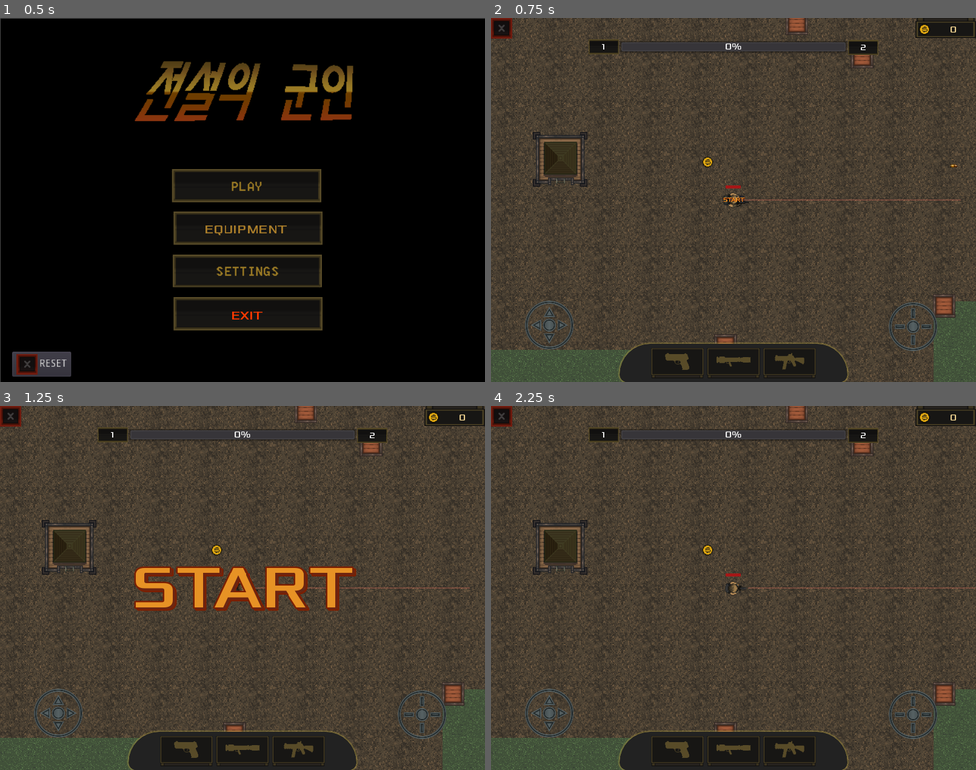
Above: before the commit, frames 1-4 (two rows, left to right).
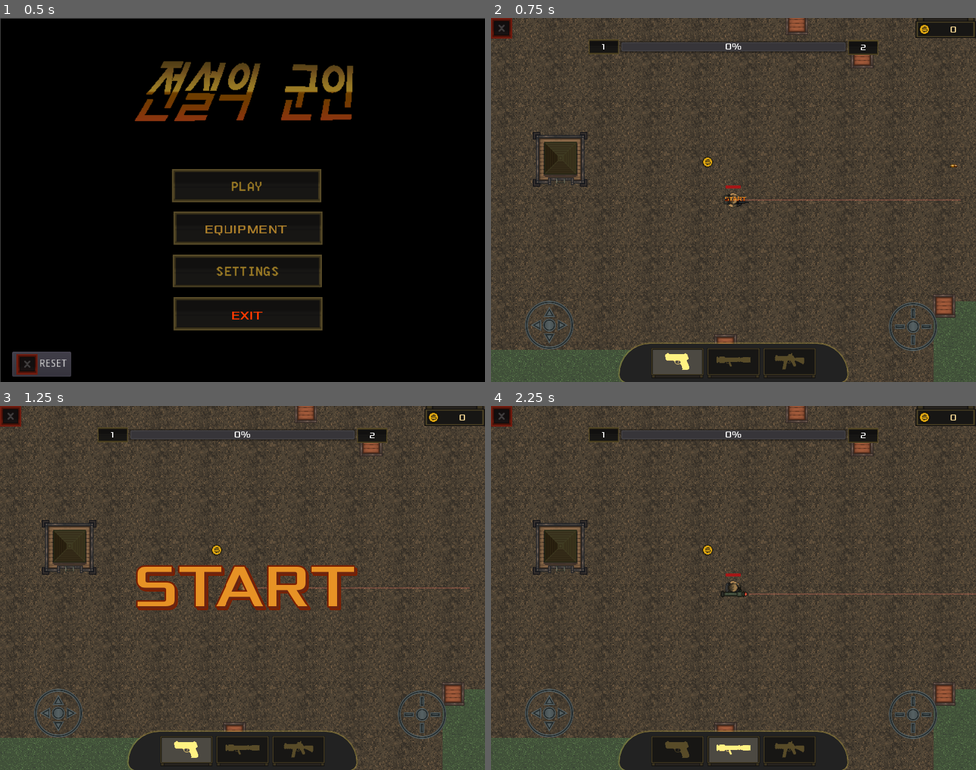
Above: after the commit, the same moments.

Repository: gurum77/legend_soilder
Game: Godot game, scene res://scenes/Home.tscn
The game is run twice, just before and just after one commit, with the same random seed, the same clock (stepped at 60 frames per second) and the same inputs.
Inputs (mouse positions are in pixels of both pictures, inside the frame that each line leads up to):
- Up to frame 1 (0.5 s): no input
- Up to frame 2 (0.75 s): click (738, 185) at 0.5 s
- Up to frame 3 (1.25 s): no input
- Up to frame 4 (2.25 s): click "+" at 1.25 s; click "+" at 2 s

Frame 1 is identical in both runs. In frame 2, 0.7% of the frame differs, in the area x 33-53%, y 48-98%; in frame 3, 2.3%, in the area x 27-74%, y 43-98%; in frame 4, 1.1%.

Commit message:
weapon select effect

Diff:
--- a/scenes/WeaponButton.tscn
+++ b/scenes/WeaponButton.tscn
@@ -1,11 +1,12 @@
-[gd_scene load_steps=6 format=2]
+[gd_scene load_steps=7 format=2]
 
 [ext_resource path="res://assets/ui/Bonus 03.png" type="Texture" id=1]
 [ext_resource path="res://assets/ui/Pistol HUD.png" type="Texture" id=2]
 [ext_resource path="res://scripts/WeaponButton.gd" type="Script" id=3]
 [ext_resource path="res://assets/fonts/Xolonium-Regular.ttf" type="DynamicFontData" id=4]
+[ext_resource path="res://assets/ui/white_rect.png" type="Texture" id=5]
 
-[sub_resource type="DynamicFont" id=2]
+[sub_resource type="DynamicFont" id=1]
 size = 30
 font_data = ExtResource( 4 )
 
@@ -22,6 +23,7 @@
 }
 
 [node name="TextureRect" type="TextureRect" parent="."]
+light_mask = -2147483647
 anchor_left = 0.5
 anchor_top = 0.5
 anchor_right = 0.5
@@ -36,6 +38,13 @@
 "_edit_use_anchors_": false
 }
 
+[node name="Light2D" type="Light2D" parent="TextureRect"]
+position = Vector2( 24.8948, 15.7981 )
+scale = Vector2( 2.01057, 1.00194 )
+texture = ExtResource( 5 )
+energy = 1.48
+range_layer_max = 1
+
 [node name="Label" type="Label" parent="."]
 anchor_left = 0.5
 anchor_top = 0.5
--- a/scenes/World.tscn
+++ b/scenes/World.tscn
@@ -359,8 +359,6 @@
 "_edit_use_anchors_": false
 }
 
-[node name="WeaponInventory" parent="CanvasLayer" instance=ExtResource( 7 )]
-
 [node name="MoveJoystick" parent="CanvasLayer" instance=ExtResource( 5 )]
 margin_left = -73.0
 margin_top = -225.0
@@ -380,8 +378,12 @@
 [node name="StageProgress" parent="CanvasLayer" instance=ExtResource( 12 )]
 
 [node name="StartSign" parent="CanvasLayer" instance=ExtResource( 14 )]
-margin_left = 0.396851
-margin_right = 0.396851
+margin_left = 2.39685
+margin_top = -1.0
+margin_right = 2.39685
+margin_bottom = -1.0
+
+[node name="WeaponInventory" parent="CanvasLayer" instance=ExtResource( 7 )]
 
 [node name="Player" parent="." instance=ExtResource( 9 )]
 position = Vector2( 183.964, 186.716 )
@@ -392,10 +394,14 @@
 
 [node name="LegAnimatedSprite" parent="Player/Body/AnimatedSprites" index="0"]
 position = Vector2( 0.28064, 0 )
-frame = 6
+frame = 3
 
 [node name="Money" parent="." instance=ExtResource( 15 )]
 position = Vector2( 149.913, 136.683 )
 [connection signal="pressed" from="CanvasLayer/PauseButton" to="." method="_on_PauseButton_pressed"]
 
+[editable path="CanvasLayer/WeaponInventory"]
+
+[editable path="CanvasLayer/WeaponInventory/HBoxContainer/WeaponButton1"]
+
 [editable path="Player"]
--- a/scripts/WeaponButton.gd
+++ b/scripts/WeaponButton.gd
@@ -6,6 +6,7 @@
 # Called when the node enters the scene tree for the first time.
 func _ready():
 	update()
+
 
 func update():
 	var item = StaticData.get_inventory_item(weapon_index)
@@ -20,3 +21,8 @@
 		$TextureRect.visible = true
 		$TextureRect.texture = Define.get_weapon_texture(weapon)
 		$Label.visible = false
+
+	if StaticData.current_weapon_index == weapon_index:
+		$TextureRect/Light2D.visible = true
+	else:
+		$TextureRect/Light2D.visible = false
--- a/scripts/WeaponInventory.gd
+++ b/scripts/WeaponInventory.gd
@@ -19,11 +19,14 @@
 
 func _on_WeaponButton1_pressed():
 	StaticData.current_weapon_index = 0
+	update()
 
 
 func _on_WeaponButton2_pressed():
 	StaticData.current_weapon_index = 1
+	update()
 
 
 func _on_WeaponButton3_pressed():
 	StaticData.current_weapon_index = 2
+	update()
Binary file added: assets/ui/Flamethrower HUD_colored.png
Not shown, added: assets/ui/Flamethrower HUD_colored.png.import
Binary file added: assets/ui/MG HUD_colored.png
Not shown, added: assets/ui/MG HUD_colored.png.import
Binary file added: assets/ui/Pistol HUD_colored.png
Not shown, added: assets/ui/Pistol HUD_colored.png.import
Binary file added: assets/ui/RPG HUD_colored.png
Not shown, added: assets/ui/RPG HUD_colored.png.import
Binary file added: assets/ui/SMG HUD_colored.png
Not shown, added: assets/ui/SMG HUD_colored.png.import
Binary file added: assets/ui/white_rect.png
Not shown, added: assets/ui/white_rect.png.import
(and 1 more such lines)
